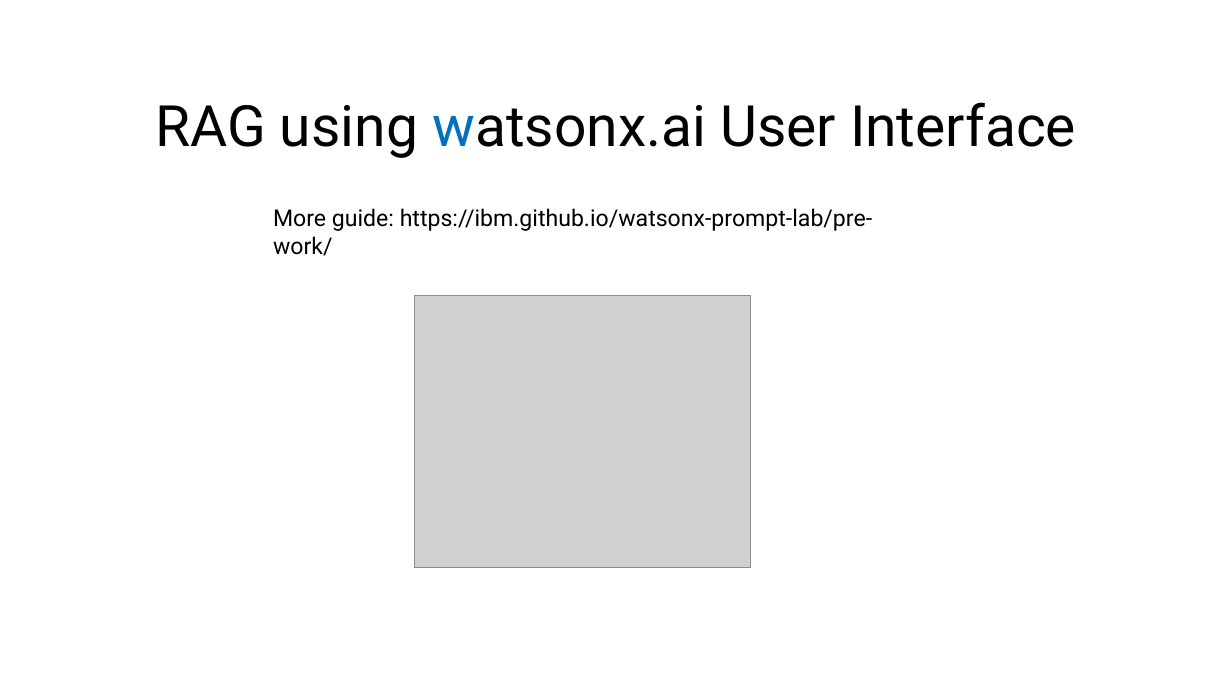
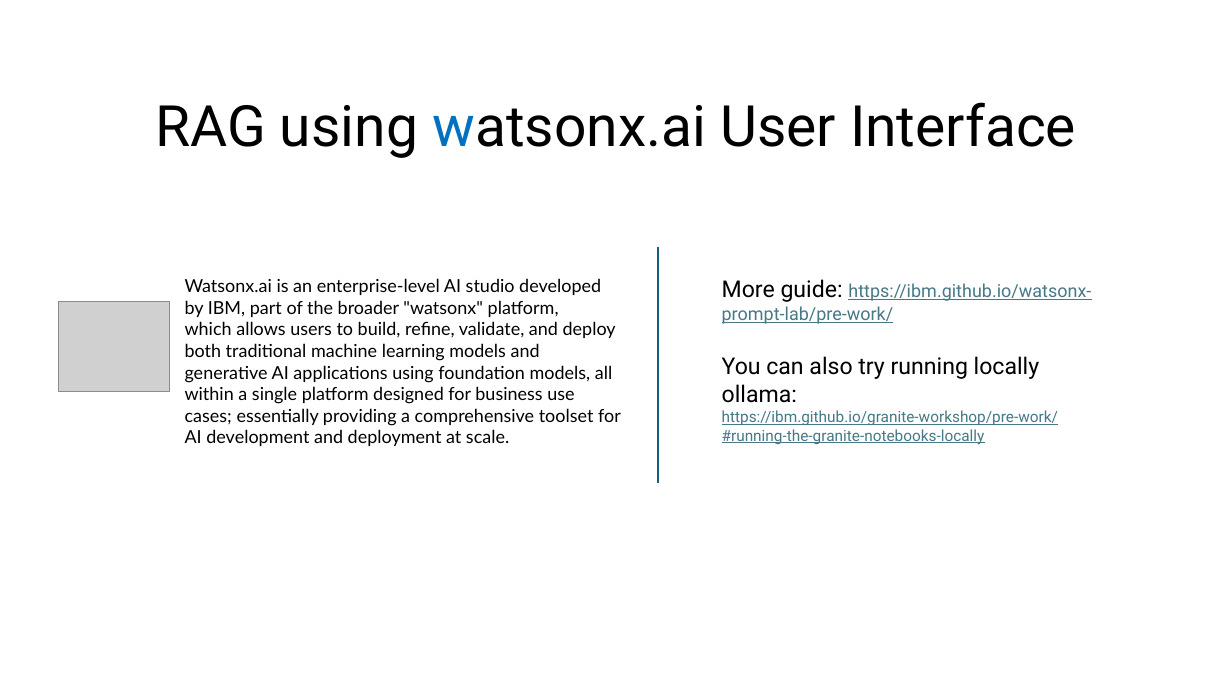
Before and after one commit to Haybu/NCU_CISCON_Conference_2024, a slide deck: slide 8 of wxai-conference_workshop_light.pptx. Drawn at 1232x693 pixels with LibreOffice and Linux fonts; fonts in the diff are those of the drawing; grey boxes stand for pictures. Boxes give left, top, right and bottom in pixels: in the first picture for what was removed or moved away, otherwise in the second. Text is boxed around its words. In the diff, an @@ line names an element or a change of style, - is before the commit and + after.

```diff
--- a/wxai-conference_workshop_light.pptx
+++ b/wxai-conference_workshop_light.pptx
@@ line added from (658, 247) to (658, 482), #156082 1.5 pt @@
@@ text added at [185, 278, 621, 446], 14 pt, text #000000 @@
+Watsonx.ai is an enterprise-level AI studio developed by IBM, part of the broader "watsonx" platform, which allows users to build, refine, validate, and deploy both traditional machine learning models and generative AI applications using foundation models, all within a single platform designed for business use cases; essentially providing a comprehensive toolset for AI development and deployment at scale.
@@ text "More guide: https://ibm.github.io/watsonx-prompt-lab/pre-wor ...": place and size @@
-text "More guide: https://ibm.github.io/watsonx-prompt-lab/pre-wor ..." at [273, 208, 872, 231]
+text "More guide: https://ibm.github.io/watsonx-prompt-lab/pre-wor ..." at [722, 279, 1091, 445]
@@ text at [722, 279, 1091, 324]: size 18 to 14 pt, text colour #000000 to #467886, underline on in "https://ibm.github.io/watsonx-prompt-lab/pre-work/" @@
@@ picture: place and size @@
-picture at [414, 296, 750, 568]
+picture at [59, 302, 169, 392]
@@ text at [722, 356, 1058, 445]: paragraphs added @@
+You can also try running locally ollama:
+https://ibm.github.io/granite-workshop/pre-work/#running-the-granite-notebooks-locally
```
Also in this commit, not shown: 8 other slides changed, 2 other files.
